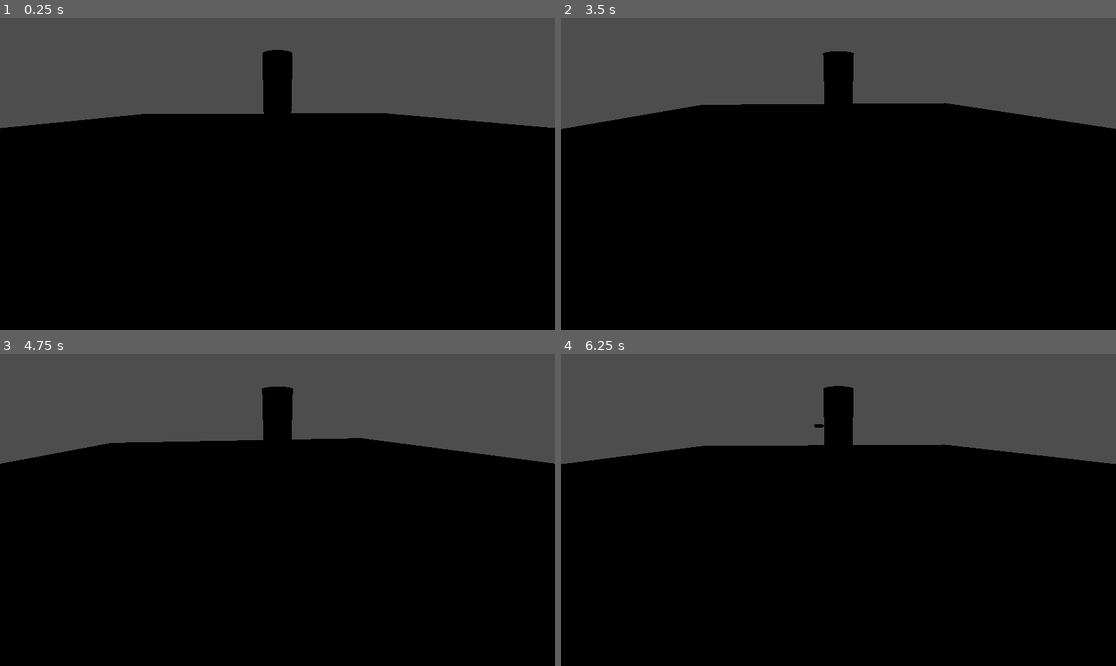
Above: before the commit, frames 1-4 (two rows, left to right).
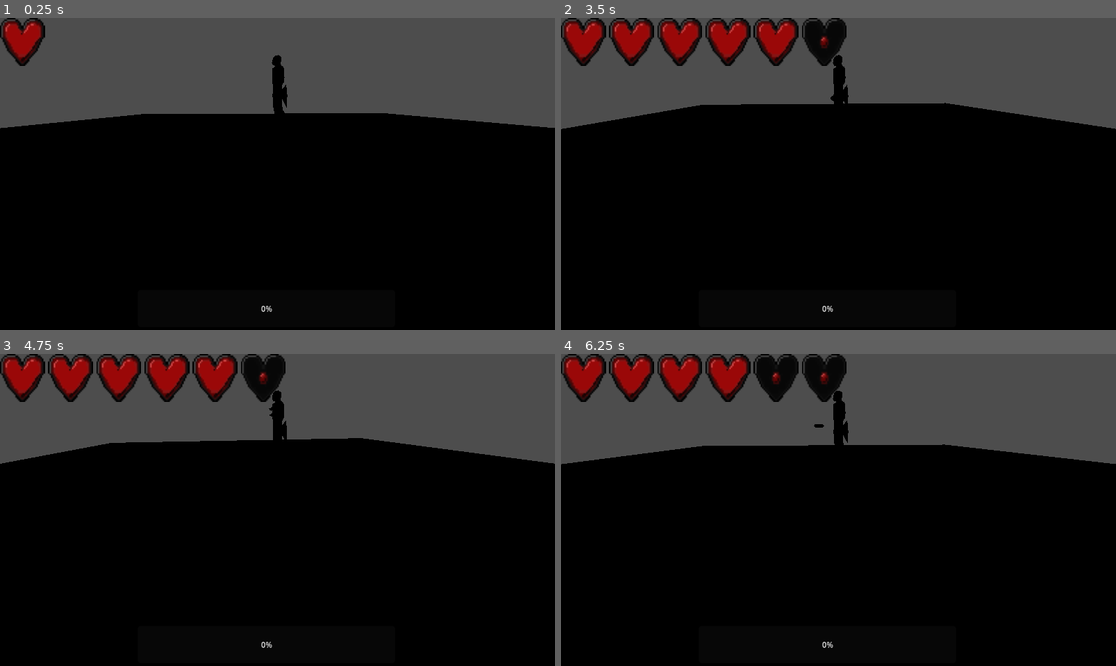
Above: after the commit, the same moments.

Repository: uunotap/GameJamArenaUTU
Game: Godot game, scene res://scenes/levels/test_level.tscn
The game is run twice, just before and just after one commit, with the same random seed, the same clock (stepped at 60 frames per second) and the same inputs.
Inputs:
- Up to frame 1 (0.25 s): no input
- Up to frame 2 (3.5 s): tap Enter (ui_accept) at 0.5, 0.77, 1.25, 1.52, 2.75, 3.02 s; hold E (dash_right) 0.53-1.28 s; hold X (attackbutton) 0.53-1.28 s; hold Down (ui_down) 1.28-2.03 s; tap X (attackbutton) at 1.35, 2.85 s; hold E (dash_right) 2.03-2.78 s; hold X (attackbutton) 2.03-2.78 s; hold Up (ui_up) from 2.78 s (still down)
- Up to frame 3 (4.75 s): release Up (ui_up) at 3.53 s; hold X (attackbutton) 3.53-4.28 s; hold Q (dash_left) from 3.53 s (still down); tap Enter (ui_accept) at 3.77, 4.25, 4.52 s; tap X (attackbutton) at 4.35 s
- Up to frame 4 (6.25 s): release Q (dash_left) at 5.03 s; hold Down (ui_down) 5.03-5.78 s; hold X (attackbutton) 5.03-5.78 s; hold E (dash_right) from 5.78 s (still down); tap X (attackbutton) at 5.85 s; tap Enter (ui_accept) at 6.02 s

The runs differ from the first frame. In frame 1, 1.6% of the frame differs, in the area x 0-53%, y 0-95%; in frame 2, 5.7%; in frame 3, 5.7%; in frame 4, 5.8%.

Commit message:
Basic hp ui and some placing of elements.

Diff:
--- a/entities/bossKreatura/boss.tscn
+++ b/entities/bossKreatura/boss.tscn
@@ -1,8 +1,7 @@
 [gd_scene format=3 uid="uid://ktsl68bdeb4u"]
 
 [ext_resource type="Script" uid="uid://chqr8n0cyxp8f" path="res://entities/bossKreatura/boss.gd" id="1_ykiqu"]
-
-[sub_resource type="CylinderMesh" id="CylinderMesh_3cd5j"]
+[ext_resource type="PackedScene" uid="uid://d0oa4qpw1jc5g" path="res://assets/boss_char.glb" id="2_ywd8p"]
 
 [sub_resource type="CylinderShape3D" id="CylinderShape3D_ykiqu"]
 
@@ -11,10 +10,6 @@
 collision_mask = 5
 script = ExtResource("1_ykiqu")
 
-[node name="tempMesh" type="MeshInstance3D" parent="." unique_id=2042920999]
-transform = Transform3D(5, 0, 0, 0, 5, 0, 0, 0, 5, 0, 0, 0)
-mesh = SubResource("CylinderMesh_3cd5j")
-
 [node name="basic attack" type="Timer" parent="." unique_id=1984278929]
 wait_time = 0.1
 
@@ -22,4 +17,7 @@
 transform = Transform3D(5, 0, 0, 0, 5, 0, 0, 0, 5, 0, 0, 0)
 shape = SubResource("CylinderShape3D_ykiqu")
 
+[node name="boss_char" parent="." unique_id=108628762 instance=ExtResource("2_ywd8p")]
+transform = Transform3D(1, 0, 0, 0, 1, 0, 0, 0, 1, 0, -4.913462, 0)
+
 [connection signal="timeout" from="basic attack" to="." method="_on_basic_attack_timeout"]
--- /dev/null
+++ b/entities/bossKreatura/boss_char.tscn
@@ -0,0 +1,5 @@
+[gd_scene format=3 uid="uid://bn2u0b5mheur6"]
+
+[ext_resource type="PackedScene" uid="uid://d0oa4qpw1jc5g" path="res://assets/boss_char.glb" id="1_dwnq3"]
+
+[node name="boss_char" unique_id=108628762 instance=ExtResource("1_dwnq3")]
--- a/entities/interface.gd
+++ b/entities/interface.gd
@@ -2,10 +2,18 @@
 
 var hp:int = 5
 func _on_player_health_changed(old:int,new:int):
-	pass
-	print(old)
-	print(new)
-	#print("Hp change old: %d, new:%d" % old % new)
+	var hp:Array[TextureRect] =[$hp1, $hp2, $hp3, $hp4, $hp5, $hp6]
+
+	var max=6
+	var i=0
+	for pic:TextureRect in hp:
+		if i<new:
+			pic.texture= load("res://assets/Life_full.png")
+		else:
+			pic.texture = load("res://assets/Life_empty.png")
+		i+=1
+
+	#I WISH THERE WAS TIME TO DO SOME COOL ANIMATION OR SOMETHING
 
 
 # Called when the node enters the scene tree for the first time.
--- a/entities/interface.tscn
+++ b/entities/interface.tscn
@@ -1,6 +1,7 @@
 [gd_scene format=3 uid="uid://di38aq7tdk5nn"]
 
 [ext_resource type="Script" uid="uid://ci7ad7oflptkw" path="res://entities/interface.gd" id="1_1dmr3"]
+[ext_resource type="Texture2D" uid="uid://dg6ys8jyiy653" path="res://assets/Life_full.png" id="2_npj7l"]
 
 [node name="Interface" type="Control" unique_id=459451547]
 layout_mode = 3
@@ -10,3 +11,47 @@
 grow_horizontal = 2
 grow_vertical = 2
 script = ExtResource("1_1dmr3")
+metadata/_edit_vertical_guides_ = [192.0]
+
+[node name="ProgressBar" type="ProgressBar" parent="." unique_id=443312440]
+layout_mode = 0
+offset_left = 286.0
+offset_top = 565.0
+offset_right = 820.0
+offset_bottom = 642.0
+
+[node name="hp1" type="TextureRect" parent="." unique_id=1561019942]
+layout_mode = 0
+offset_right = 93.0
+offset_bottom = 100.0
+texture = ExtResource("2_npj7l")
+
+[node name="hp2" type="TextureRect" parent="." unique_id=981908878]
+layout_mode = 0
+offset_left = 100.0
+offset_right = 193.0
+offset_bottom = 100.0
+
+[node name="hp3" type="TextureRect" parent="." unique_id=91196202]
+layout_mode = 0
+offset_left = 200.0
+offset_right = 293.0
+offset_bottom = 100.0
+
+[node name="hp4" type="TextureRect" parent="." unique_id=2009737246]
+layout_mode = 0
+offset_left = 300.0
+offset_right = 393.0
+offset_bottom = 100.0
+
+[node name="hp5" type="TextureRect" parent="." unique_id=1404569623]
+layout_mode = 0
+offset_left = 400.0
+offset_right = 493.0
+offset_bottom = 100.0
+
+[node name="hp6" type="TextureRect" parent="." unique_id=1896069585]
+layout_mode = 0
+offset_left = 500.0
+offset_right = 593.0
+offset_bottom = 100.0
--- a/entities/player/player.gd
+++ b/entities/player/player.gd
@@ -18,8 +18,8 @@
 #func set_state(new_state: int) -> void:
 #pass
 
-@export var hp_max:int = 5
-var hp:int = 5: set = set_health
+@export var hp_max:int = 6
+var hp:int = 6: set = set_health
 signal health_changed(old_value, new_value)
 
 func set_health(amount: int) -> void:
--- a/entities/player/player.tscn
+++ b/entities/player/player.tscn
@@ -2,8 +2,7 @@
 
 [ext_resource type="Script" uid="uid://o3rwvgy5g0e4" path="res://entities/player/player.gd" id="1_symyc"]
 [ext_resource type="PackedScene" uid="uid://di38aq7tdk5nn" path="res://entities/interface.tscn" id="2_abrql"]
-
-[sub_resource type="BoxMesh" id="BoxMesh_abrql"]
+[ext_resource type="PackedScene" uid="uid://deo52fjjv2843" path="res://assets/player_char.glb" id="2_sglur"]
 
 [sub_resource type="BoxShape3D" id="BoxShape3D_sglur"]
 
@@ -11,8 +10,8 @@
 collision_layer = 9
 script = ExtResource("1_symyc")
 
-[node name="modelPlaceHolder" type="MeshInstance3D" parent="." unique_id=1818880082]
-mesh = SubResource("BoxMesh_abrql")
+[node name="player_char" parent="." unique_id=1984065112 instance=ExtResource("2_sglur")]
+transform = Transform3D(-2.1855694e-08, 0, -0.5, 0, 0.5, 0, 0.5, 0, -2.1855694e-08, 0, -0.4165051, 0)
 
 [node name="CollisionShape3D" type="CollisionShape3D" parent="." unique_id=17842207]
 shape = SubResource("BoxShape3D_sglur")
--- a/main_scene.tscn
+++ /dev/null
@@ -1,3 +0,0 @@
-[gd_scene format=3 uid="uid://dhmjoly1r4qpy"]
-
-[node name="Node3D" type="Node3D" unique_id=2108125853]
--- /dev/null
+++ b/scenes/levels/main_scene.tscn
@@ -0,0 +1,42 @@
+[gd_scene format=3 uid="uid://dhmjoly1r4qpy"]
+
+[ext_resource type="PackedScene" uid="uid://cn7i8r7jkl8jp" path="res://scenes/levels/mainlevel/level.tscn" id="1_ybdc1"]
+[ext_resource type="PackedScene" uid="uid://drr3ctv45si41" path="res://scenes/levels/mainlevel/level_fillings.tscn" id="2_3ulyp"]
+[ext_resource type="PackedScene" uid="uid://ktsl68bdeb4u" path="res://entities/bossKreatura/boss.tscn" id="3_q46b8"]
+[ext_resource type="PackedScene" uid="uid://deg8fps4p533t" path="res://entities/player/player.tscn" id="4_43vid"]
+
+[sub_resource type="Environment" id="Environment_43vid"]
+background_energy_multiplier = 0.5
+ambient_light_color = Color(0.6327597, 0.8174881, 1, 1)
+ambient_light_energy = 1.75
+
+[sub_resource type="CameraAttributesPractical" id="CameraAttributesPractical_fiowe"]
+
+[sub_resource type="Compositor" id="Compositor_quawd"]
+
+[node name="Node3D" type="Node3D" unique_id=2108125853]
+
+[node name="level2" parent="." unique_id=1417142088 instance=ExtResource("1_ybdc1")]
+transform = Transform3D(1, 0, 0, 0, 1, 0, 0, 0, 1, 0, -1.2657528, 0)
+
+[node name="level_fillings" parent="." unique_id=1676206244 instance=ExtResource("2_3ulyp")]
+transform = Transform3D(1, 0, 0, 0, 1, 0, 0, 0, 1, 0, -1.2040472, 0)
+
+[node name="Boss" parent="." unique_id=1434885039 node_paths=PackedStringArray("player") instance=ExtResource("3_q46b8")]
+transform = Transform3D(1, 0, 0, 0, 1, 0, 0, 0, 1, 0, 7.4297132, 0)
+player = NodePath("../player")
+
+[node name="player" parent="." unique_id=964518628 node_paths=PackedStringArray("enemy") instance=ExtResource("4_43vid")]
+transform = Transform3D(1, 0, 0, 0, 1, 0, 0, 0, 1, 30.228256, 2.7729158, 0.050538063)
+enemy = NodePath("../Boss")
+
+[node name="WorldEnvironment" type="WorldEnvironment" parent="." unique_id=1818186126]
+environment = SubResource("Environment_43vid")
+camera_attributes = SubResource("CameraAttributesPractical_fiowe")
+compositor = SubResource("Compositor_quawd")
+
+[node name="OmniLight3D" type="OmniLight3D" parent="." unique_id=1519640729]
+transform = Transform3D(1, 0, 0, 0, 1, 0, 0, 0, 1, -11.678513, 65.44656, 0)
+light_color = Color(0.8283412, 1, 0.85785544, 1)
+light_energy = 21.05
+omni_range = 383.424
--- /dev/null
+++ b/scenes/levels/mainlevel/level.tscn
@@ -0,0 +1,19 @@
+[gd_scene format=3 uid="uid://cn7i8r7jkl8jp"]
+
+[ext_resource type="PackedScene" uid="uid://dfo1pigsyxojo" path="res://assets/level.glb" id="1_0piws"]
+
+[sub_resource type="StandardMaterial3D" id="StandardMaterial3D_0piws"]
+albedo_color = Color(0.19215687, 0.16862746, 0.20392157, 1)
+
+[sub_resource type="WorldBoundaryShape3D" id="WorldBoundaryShape3D_0piws"]
+
+[node name="level" unique_id=1417142088 instance=ExtResource("1_0piws")]
+
+[node name="Plane" parent="." index="0" unique_id=699007479]
+material_override = SubResource("StandardMaterial3D_0piws")
+
+[node name="StaticBody3D" type="StaticBody3D" parent="." index="1" unique_id=1257961158]
+transform = Transform3D(1, 0, 0, 0, 1, 0, 0, 0, 1, -26.893469, 1.6184931, -22.766994)
+
+[node name="CollisionShape3D" type="CollisionShape3D" parent="StaticBody3D" index="0" unique_id=2117240443]
+shape = SubResource("WorldBoundaryShape3D_0piws")
--- /dev/null
+++ b/scenes/levels/mainlevel/level_fillings.tscn
@@ -0,0 +1,23 @@
+[gd_scene format=3 uid="uid://drr3ctv45si41"]
+
+[ext_resource type="PackedScene" uid="uid://8jabqs24rqit" path="res://assets/level_fillings.glb" id="1_soxjj"]
+
+[sub_resource type="StandardMaterial3D" id="StandardMaterial3D_soxjj"]
+albedo_color = Color(0, 1, 1, 1)
+
+[sub_resource type="StandardMaterial3D" id="StandardMaterial3D_dpxbh"]
+albedo_color = Color(0.27022192, 0.27022192, 0.2702219, 1)
+
+[sub_resource type="StandardMaterial3D" id="StandardMaterial3D_k1e3o"]
+albedo_color = Color(0.5449743, 0.54497427, 0.54497427, 1)
+
+[node name="level_fillings" unique_id=1676206244 instance=ExtResource("1_soxjj")]
+
+[node name="Water" parent="." index="0" unique_id=1355292692]
+surface_material_override/0 = SubResource("StandardMaterial3D_soxjj")
+
+[node name="Cube_004" parent="." index="1" unique_id=1771202850]
+surface_material_override/0 = SubResource("StandardMaterial3D_dpxbh")
+
+[node name="Cube_005" parent="." index="2" unique_id=1298741644]
+surface_material_override/0 = SubResource("StandardMaterial3D_k1e3o")
Binary file added: assets/Boss_bar.png
Not shown, added: assets/Boss_bar.png.import
Binary file added: assets/Boss_bar_Segment1.png
Not shown, added: assets/Boss_bar_Segment1.png.import
Binary file added: assets/Life_empty.png
Not shown, added: assets/Life_empty.png.import
Binary file added: assets/Life_full.png
Not shown, added: assets/Life_full.png.import
Binary file added: assets/UV_player_char1.png
Not shown, added: assets/UV_player_char1.png.import
Not shown, added: assets/boss_char.glb.import
Not shown, added: assets/level.glb.import
(and 4 more such lines)
